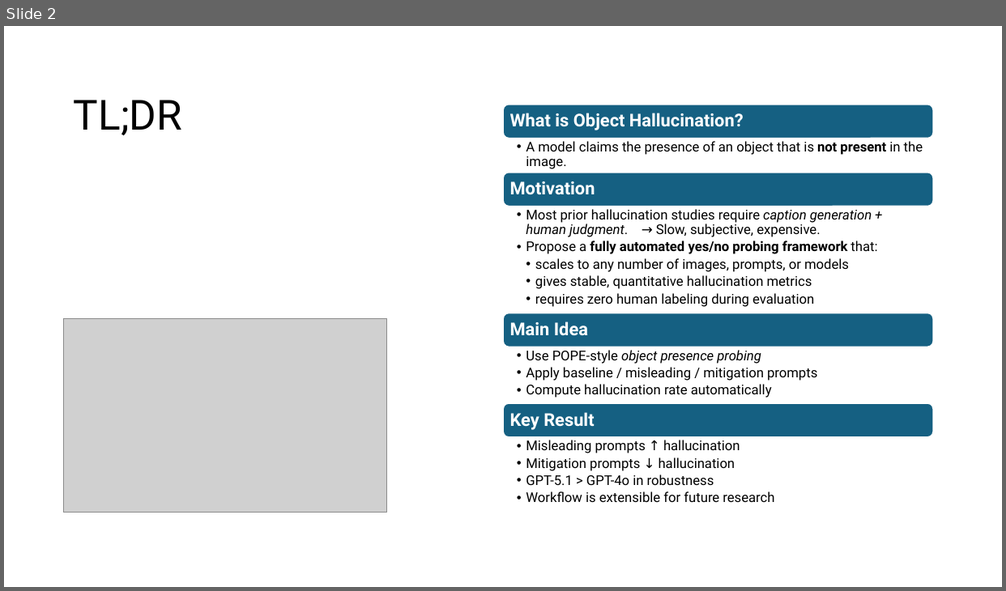
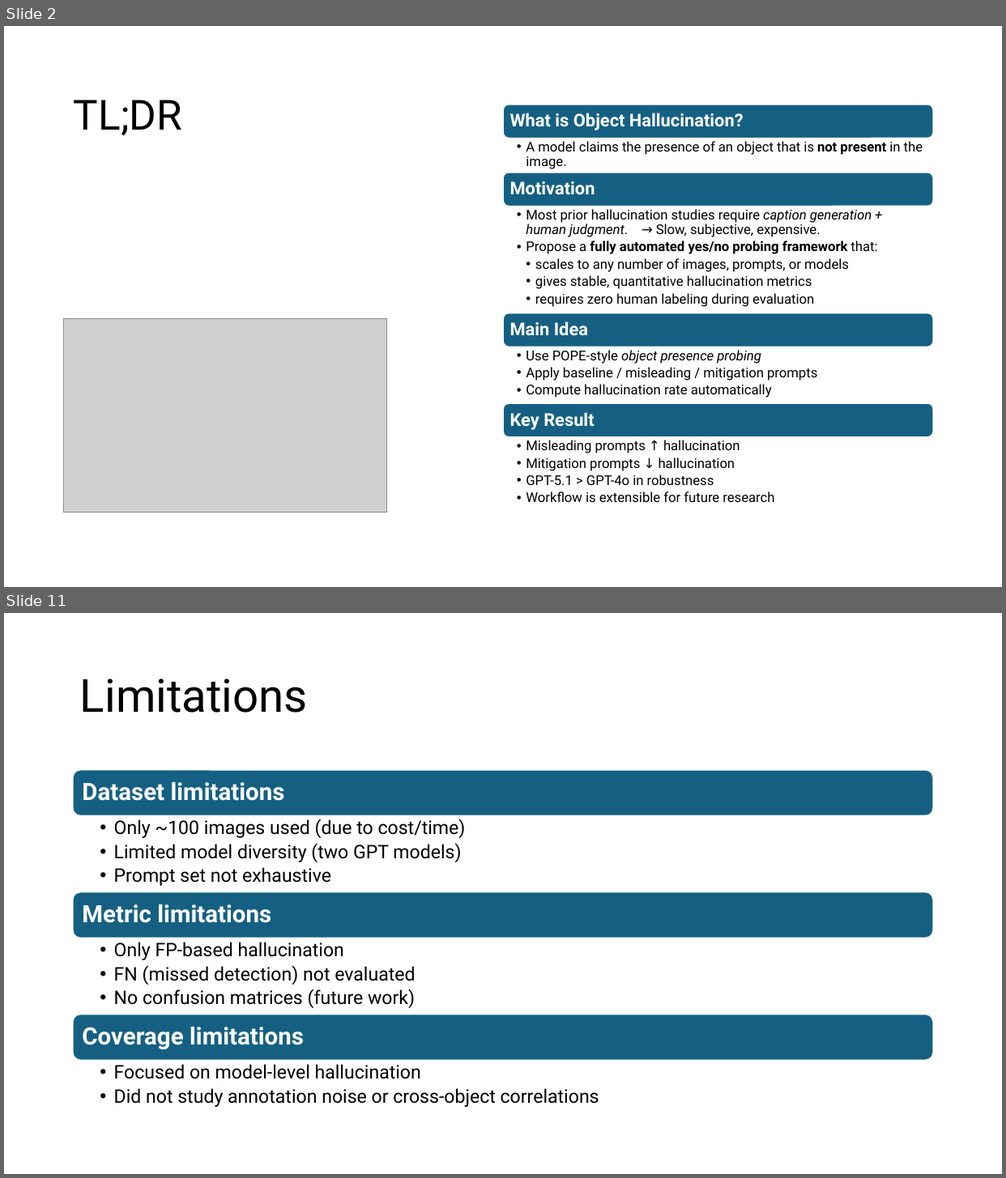
Before and after one commit to xxiao053/MRP--Mini-Research-Problem, a slide deck: presentation/A Scalable Workflow for Evaluating Object Hallucination in Multimodal LLMs.pptx. Shown one above the other, each under a label of ours: slide 2 before the commit, slides 2 and 11 after it; the slides between them are not shown. The pictures are 1006x591 and 1006x1178 pixels, drawn with LibreOffice and Linux fonts; fonts in the diff are those of the drawing; grey boxes stand for pictures. Boxes give left, top, right and bottom in pixels: in the first picture for what was removed or moved away, otherwise in the second. Text is boxed around its words. In the diff, an @@ line names an element or a change of style, - is before the commit and + after.

```diff
--- a/presentation/A Scalable Workflow for Evaluating Object Hallucination in Multimodal LLMs.pptx
+++ b/presentation/A Scalable Workflow for Evaluating Object Hallucination in Multimodal LLMs.pptx
@@ slide 11 added at (4, 613, 1002, 1174), background #FFFFFF @@
@@ title added at (80, 679, 308, 713), 44 pt, text #000000 @@
+Limitations
@@ group added at (73, 770, 934, 1107): 6 texts, 3 rounded rectangles @@
+Dataset limitations
+  • Only ~100 images used (due to cost/time)
+  • Limited model diversity (two GPT models)
+  • Prompt set not exhaustive
+Metric limitations
+  • Only FP-based hallucination
+  • FN (missed detection) not evaluated
+  • No confusion matrices (future work)
+Coverage limitations
+  • Focused on model-level hallucination
+  • Did not study annotation noise or cross-object correlations
```
Also in this commit, not shown: 2 slides changed, 10 other slides added.
